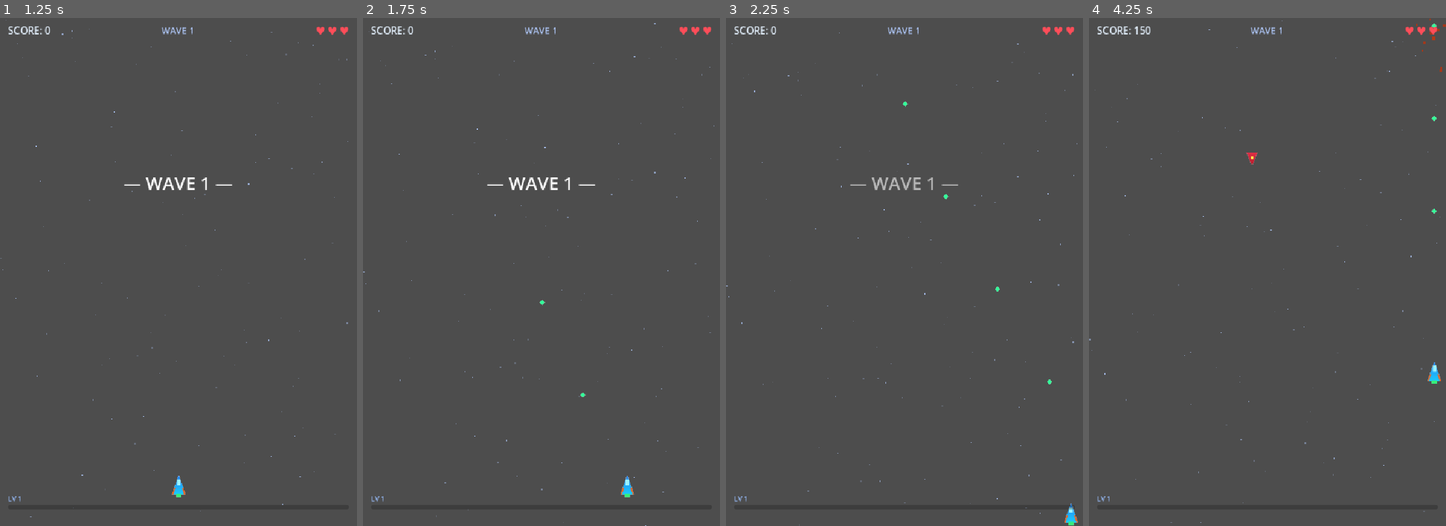
Above: before the commit, frames 1-4 (left to right).
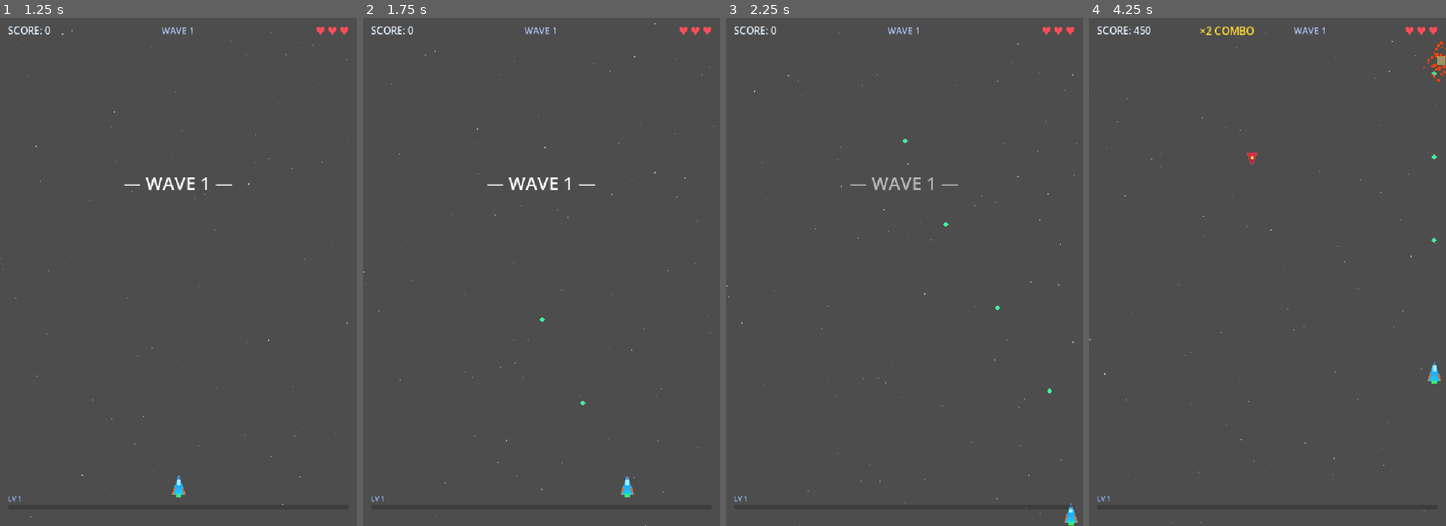
Above: after the commit, the same moments.

Repository: DiscM/Farinuff-Flight
Game: Godot game, scene res://ui/main_menu.tscn
Two runs of this game, one before a commit and one after it. Both use one fixed random seed, a clock stepped at 60 frames per second and the inputs below.
Inputs:
- Up to frame 1 (1.25 s): click "▶ PLAY" at 0.5 s
- Up to frame 2 (1.75 s): hold D (move_right) from 1.28 s (still down); hold Space (shoot) from 1.28 s (still down)
- Up to frame 3 (2.25 s): release D (move_right) at 2.03 s; release Space (shoot) at 2.03 s; hold S (move_down) from 2.03 s (still down); tap Space (shoot) at 2.1 s
- Up to frame 4 (4.25 s): release S (move_down) at 2.78 s; hold D (move_right) 2.78-3.53 s; hold Space (shoot) 2.78-3.53 s; hold W (move_up) from 3.53 s (still down); tap Space (shoot) at 3.6 s

Frame 1 is identical in both runs. In frame 2, less than 0.1% of the frame differs, in the area x 49-63%, y 55-77%; in frame 3, less than 0.1%; in frame 4, 0.5%, in the area x 12-100%, y 0-45%.

Commit message:
Bug Fixes
Totally didn't forget to free up memory when an enemy gets destroyed. Also changed some power ups around for playability.

Diff:
--- a/autoloads/game_manager.gd
+++ b/autoloads/game_manager.gd
@@ -25,6 +25,7 @@
 var bonus_speed_pct: float = 0.0
 var bonus_fire_rate_pct: float = 0.0
 var bonus_damage: int = 0
+var speed_stacks: int = 0
 
 func _ready() -> void:
 	SignalBus.enemy_killed.connect(_on_enemy_killed)
@@ -82,7 +83,9 @@
 func apply_upgrade(type: String) -> void:
 	match type:
 		"speed":
-			bonus_speed_pct += 0.15
+			if speed_stacks < 5:
+				speed_stacks += 1
+				bonus_speed_pct += 0.01
 		"fire_rate":
 			bonus_fire_rate_pct += 0.25
 		"damage":
@@ -152,6 +155,7 @@
 	bonus_speed_pct = 0.0
 	bonus_fire_rate_pct = 0.0
 	bonus_damage = 0
+	speed_stacks = 0
 
 	is_game_active = true
 	SignalBus.score_changed.emit(score)
--- a/entities/bullets/bullet.gd
+++ b/entities/bullets/bullet.gd
@@ -19,7 +19,9 @@
 	area_entered.connect(_on_area_entered)
 
 func _physics_process(delta: float) -> void:
-	position += direction * speed * delta
+	# Bullet speed reduced 10% per zigzag stack (max 5 stacks = -50%)
+	var speed_mult := 1.0 - mini(zigzag_stacks, 5) * 0.1
+	position += direction * speed * speed_mult * delta
 	if zigzag:
 		var freq := 18.0 + zigzag_stacks * 3.0   # faster wobble per stack
 		var amp  := 120.0 * zigzag_stacks        # wider sweep per stack
@@ -36,7 +38,7 @@
 			_explode()
 
 		if not piercing:
-			queue_free()
+			call_deferred("queue_free")
 
 func _explode() -> void:
 	# Deal area damage to all enemies within blast radius
@@ -64,6 +66,6 @@
 	ring.scale_amount_min = 2.0
 	ring.scale_amount_max = 5.0
 	ring.color = Color(1.0, 0.6, 0.15, 0.9)
-	get_tree().current_scene.add_child(ring)
+	get_tree().current_scene.call_deferred("add_child", ring)
 	get_tree().create_timer(0.5).timeout.connect(ring.queue_free)
 	SignalBus.screen_shake.emit(4.0, 0.15)
--- a/entities/enemies/base_enemy.gd
+++ b/entities/enemies/base_enemy.gd
@@ -41,6 +41,8 @@
 		_die()
 
 func _die() -> void:
+	if is_queued_for_deletion():
+		return
 	SignalBus.enemy_killed.emit(points, global_position)
 	# Spawn XP orb (60% chance, but guaranteed if xp_value was explicitly set)
 	var guaranteed_drop := xp_value >= 0
@@ -48,13 +50,13 @@
 		var orb: Area2D = XP_ORB_SCENE.instantiate()
 		orb.global_position = global_position
 		orb.xp_value = points if xp_value < 0 else xp_value
-		get_tree().current_scene.add_child(orb)
+		get_tree().current_scene.call_deferred("add_child", orb)
 	# Spawn explosion effect
 	var explosion_scene := preload("res://effects/explosion.tscn")
 	var explosion := explosion_scene.instantiate()
 	explosion.global_position = global_position
-	get_tree().current_scene.add_child(explosion)
-	queue_free()
+	get_tree().current_scene.call_deferred("add_child", explosion)
+	call_deferred("queue_free")
 
 func _on_area_entered(area: Area2D) -> void:
 	if is_queued_for_deletion():
--- a/entities/player/player.gd
+++ b/entities/player/player.gd
@@ -306,7 +306,7 @@
 	has_explosive_rounds = true
 
 func grant_zigzag() -> void:
-	zigzag_stacks += 1
+	zigzag_stacks = mini(zigzag_stacks + 1, 10)
 
 func grant_orbitals() -> void:
 	if has_orbitals:
--- a/ui/level_up_popup.gd
+++ b/ui/level_up_popup.gd
@@ -6,7 +6,7 @@
 
 # Stat boost upgrades (always available, stackable)
 const STAT_UPGRADES: Array[Dictionary] = [
-	{"id": "speed", "label": "🚀  +15% SPEED", "color": Color(0.3, 0.85, 1.0), "desc": "Move faster", "unique": false},
+	{"id": "speed", "label": "🚀  +1% SPEED", "color": Color(0.3, 0.85, 1.0), "desc": "Move faster (max 5 stacks)", "unique": false},
 	{"id": "fire_rate", "label": "🔥  +25% FIRE RATE", "color": Color(1.0, 0.75, 0.15), "desc": "Shoot faster", "unique": false},
 	{"id": "damage", "label": "💥  +1 DAMAGE", "color": Color(1.0, 0.35, 0.25), "desc": "Bullets hit harder", "unique": false},
 	{"id": "shield", "label": "🛡️  SHIELD", "color": Color(0.3, 0.95, 0.55), "desc": "Block one hit", "unique": false},
@@ -77,6 +77,8 @@
 
 func _player_has_upgrade(player: Area2D, upgrade_id: String) -> bool:
 	match upgrade_id:
+		"speed":
+			return GameManager.speed_stacks >= 5
 		"rear_gun":
 			return player.has_rear_gun
 		"piercing":
@@ -86,7 +88,7 @@
 		"explosive_rounds":
 			return player.has_explosive_rounds
 		"zigzag":
-			return false  # Always stackable
+			return player.zigzag_stacks >= 10  # Capped at 10 stacks
 	return false
 
 func _build_buttons() -> void:
